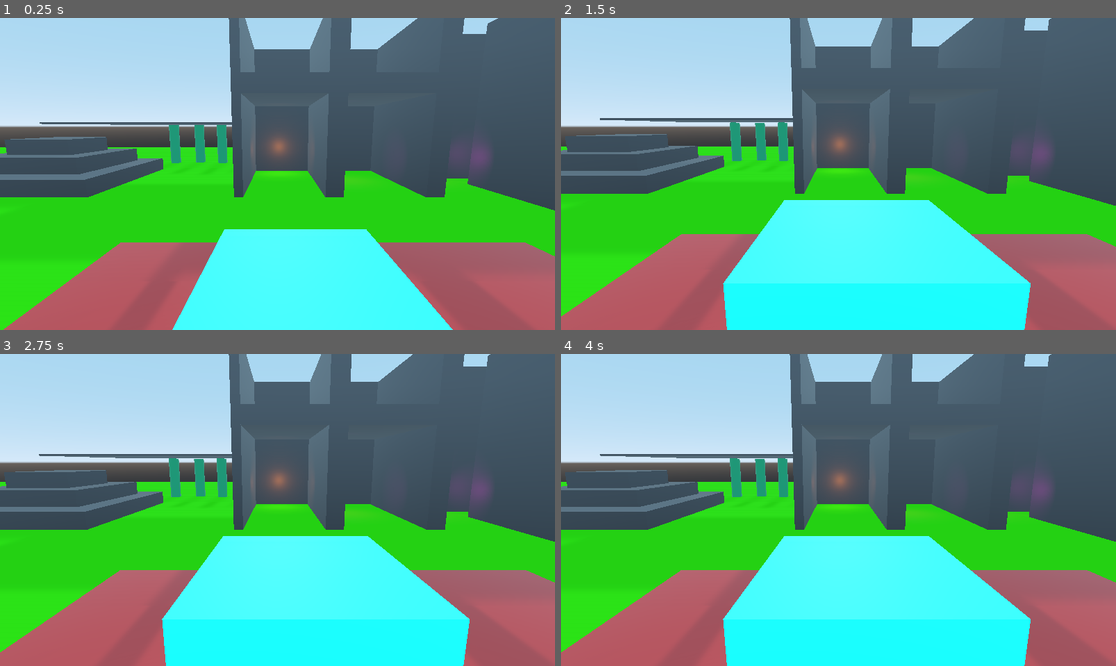
Above: before the commit, frames 1-4 (two rows, left to right).
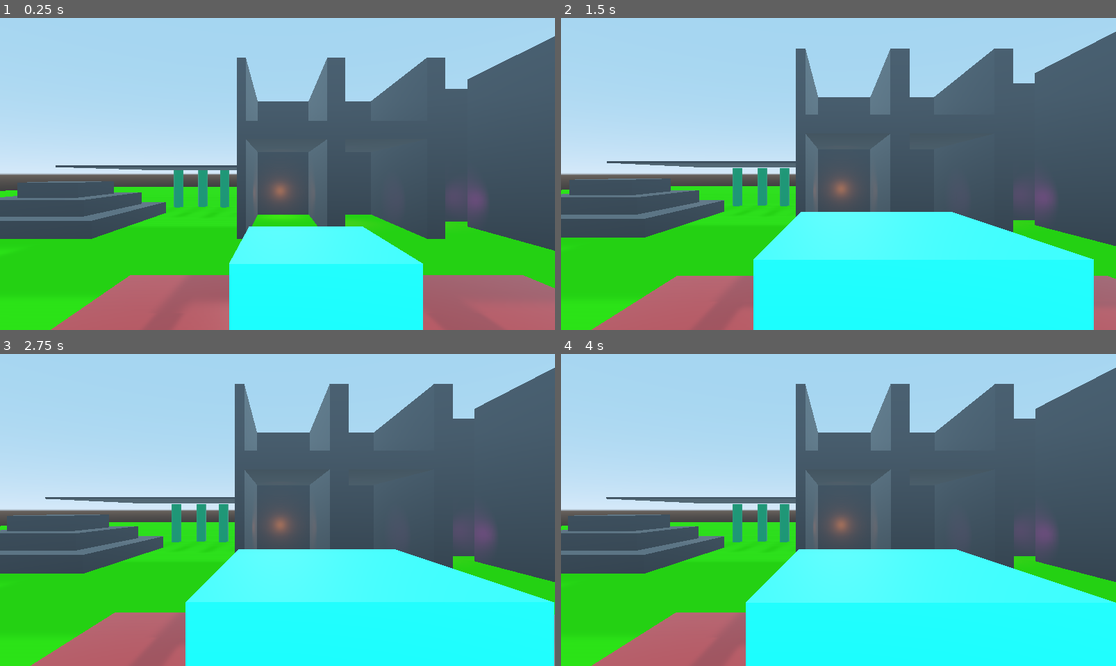
Above: after the commit, the same moments.

Repository: binaryorange/ECC
Game: Godot game, scene res://Testing.tscn
The game is run twice, just before and just after one commit, with the same random seed, the same clock (stepped at 60 frames per second) and the same inputs.
Inputs (mouse positions are in pixels of both pictures, inside the frame that each line leads up to):
- Up to frame 1 (0.25 s): no input
- Up to frame 2 (1.5 s): move the mouse to (960, 158) at 0.52 s; hold Mouse wheel up (mouse_zoom_in) 0.53-1.28 s; click (960, 158) at 0.67 s; move the mouse to (727, 189) at 1.27 s; tap Mouse wheel down (mouse_zoom_out) at 1.35 s; click (727, 189) at 1.42 s
- Up to frame 3 (2.75 s): move the mouse to (333, 441) at 2.02 s; hold Mouse wheel up (mouse_zoom_in) from 2.03 s (still down); click (333, 441) at 2.17 s
- Up to frame 4 (4 s): tap Enter at 2.75 s; move the mouse to (810, 572) at 2.77 s; release Mouse wheel up (mouse_zoom_in) at 2.78 s; tap Mouse wheel down (mouse_zoom_out) at 2.85 s; click (810, 572) at 2.92 s; tap Space at 3.5 s; move the mouse to (1005, 556) at 3.52 s; hold Mouse wheel up (mouse_zoom_in) from 3.53 s (still down); click (1005, 556) at 3.67 s

The runs differ from the first frame. In frame 1, 47% of the frame differs, in the area x 0-100%, y 0-100%; in frame 2, 43%; in frame 3, 43%; in frame 4, 43%.

Commit message:
FIXED: Camera/Player Orientations
Fixed the orientations so that the camera and player are both facing -Z, which is forwards in Godot for some reason.

Broke rotations code until I fixed it by adding - signs in front of the variables to flip them properly...

Going to attempt to add a mode where the camera looks at the player and will rotate to keep them in focus and only move when the player is far enough away, but due to nodes and transforms this may not be possible in my current setup.

May need some black magic to get everything working properly.

Diff:
--- a/ECC_TPController/ECC_TPController.gd
+++ b/ECC_TPController/ECC_TPController.gd
@@ -46,10 +46,6 @@
 
 # the zoom delay is used to disallow the player from changing the camera view super fast
 export (float) var ZoomDelay = 0.5
-
-# the reset camera speed is used to determine how quickly the camera should rotate back to behind the player
-export (float) var ResetCamera = -0.5
-
 
 # our local variables
 var cam_up = 0.0
@@ -69,6 +65,9 @@
 var is_clipping = false
 var counting_down = false
 var rotate_back = false
+var player
+var is_player_in_orbit_zone = false
+var new_follow_weight
 
 # hide these when we are running the game
 var helper_mesh
@@ -90,6 +89,7 @@
 	x_gimbal = $"X Gimbal"
 	view_cam = get_node(ViewCamera)
 	clip_cam = get_node(ClipCamera)
+	player = get_node(ClipCameraException)
 	helper_mesh = $"X Gimbal/HelperMesh"
 	collision_probe_shape = $"X Gimbal/ViewCamera/CanClipDetector/CollisionShape"
 
@@ -130,6 +130,7 @@
 		Input.set_mouse_mode(Input.MOUSE_MODE_CAPTURED)
 
 	$ZoomTimer.wait_time = ZoomDelay
+	new_follow_weight = FollowDelayWeight
 
 # Called every frame. 'delta' is the elapsed time since the previous frame.
 func _process(delta):
@@ -146,7 +147,7 @@
 			cam_right = Input.get_action_strength("cam_look_left") - Input.get_action_strength("cam_look_right")
 
 		# store the up movement
-		cam_up = Input.get_action_strength("cam_look_down") - Input.get_action_strength("cam_look_up")
+		cam_up = Input.get_action_strength("cam_look_up") - Input.get_action_strength("cam_look_down")
 
 		# zoom the camera
 		if Input.is_action_just_pressed("zoom"):
@@ -163,6 +164,12 @@
 
 # update the camera's position and rotation
 func _update_camera(delta):
+
+	# if the player is in the orbit zone, we only look at them.
+	# otherwise, we update the camera accordingly
+	new_follow_weight = FollowDelayWeight
+	if is_player_in_orbit_zone:
+		_look_at_player()
 
 	# position the gimbal to the player's position, plus the offset
 	if EnableFollowDelay:
@@ -191,9 +198,6 @@
 	# now check for occluding geometry
 	_check_for_occlusion()
 
-	# now check if the player is rotating the camera backwards
-	_rotate_to_player()
-
 # check for occluding objects by casting a ray back to the player
 func _check_for_occlusion():
 
@@ -221,14 +225,14 @@
 			is_clipping = true
 
 			# show the target
-			view_cam.transform.origin.z = zoom_level_array[zoom] + ViewCamDistanceModifier + clip_offset * ClipOffsetMultiplier
+			view_cam.transform.origin.z = zoom_level_array[zoom] - ViewCamDistanceModifier - clip_offset * ClipOffsetMultiplier
 
 		else:
 			is_clipping = false
 
 	# position the camera to the current zoom level from the zoom level array
 	view_cam.transform.origin.z = lerp(view_cam.transform.origin.z,
-	zoom_level_array[zoom] + ViewCamDistanceModifier,
+	zoom_level_array[zoom] - ViewCamDistanceModifier,
 	LerpWeight)
 
 	# reset mouse_moved so that we don't update the gimbal's rotation automatically every frame
@@ -279,34 +283,10 @@
 			else:
 				zoom += amount
 
-# this will rotate our gimbal back to behind the player
-func _rotate_to_player():
-	# rotate the camera back when recenter_camera is triggered
-	if Input.is_action_just_pressed("recenter_camera") and self.rotation_degrees.y != 0:
-		rotate_back = true
-
-
-	# rotate the camera back
-	if rotate_back:
-		# store the rotation value of the gimbal's y
-		var gimbal_y = self.rotation_degrees.y
-
-		if self.rotation_degrees.y > 0 and self.rotation_degrees.y < 180:
-			cam_right = ResetCamera
-			gimbal_y = clamp(gimbal_y, 0.5, 180)
-
-		elif self.rotation_degrees.y > -180 and self.rotation_degrees.y < -0:
-			cam_right = abs(ResetCamera)
-			gimbal_y = clamp(gimbal_y, -180, -0.5)
-
-		self.rotate_y(cam_right)
-
-		self.rotation_degrees.y = gimbal_y
-
-	# stop rotating back when we reach closer to 0
-	if self.rotation_degrees.y == 0.5 or self.rotation_degrees.y == -0.5:
-		self.rotation_degrees.y = 0
-		rotate_back = false
+# force the viewcam to look at the player
+func _look_at_player():
+	var offY = Vector3(0, 1.5, 0)
+	view_cam.look_at(player.transform.origin + offY, Vector3.UP)
 
 # tells us when the player has entered a confined space
 func _on_ConfinedSpaceArea_body_entered(body):
--- a/ECC_TPController/ECC_ThirdPersonController.tscn
+++ b/ECC_TPController/ECC_ThirdPersonController.tscn
@@ -9,13 +9,16 @@
 
 [sub_resource type="SphereShape" id=2]
 
-[sub_resource type="BoxShape" id=3]
+[sub_resource type="SphereShape" id=3]
+radius = 8.0
+
+[sub_resource type="BoxShape" id=4]
 extents = Vector3( 0.5, 2.5, 0.5 )
 
 [node name="ECC_ThirdPerson" type="Spatial" groups=[
 "Player",
 ]]
-transform = Transform( 1, 0, 0, 0, 0.984808, -0.173648, 0, 0.173648, 0.984808, 0.25, 2.5, 0.25 )
+transform = Transform( 1, 0, 0, 0, 1, 0, 0, 0, 1, 0.25, 2.5, 0.25 )
 script = ExtResource( 1 )
 ViewCamera = NodePath("X Gimbal/ViewCamera")
 ClipCamera = NodePath("X Gimbal/ClipCameraTarget/ClippedCamera")
@@ -44,10 +47,11 @@
 [node name="ViewCamera" type="Camera" parent="X Gimbal" groups=[
 "Player",
 ]]
-transform = Transform( -1, 0, 3.25841e-007, 0, 1, 0, -3.25841e-007, 0, -1, 0, 0, -4 )
+transform = Transform( 1, 0, 0, 0, 1, 0, 0, 0, 1, 0, 0, 4 )
 current = true
 fov = 60.0
 near = 0.01
+far = 500.0
 __meta__ = {
 "_editor_description_": "This is the camera that actually sees the player.
 
@@ -59,13 +63,24 @@
 [node name="CanClipDetector" type="Area" parent="X Gimbal/ViewCamera" groups=[
 "Player",
 ]]
-transform = Transform( -1, 5.65817e-008, -3.20891e-007, 1.25092e-015, 0.984807, 0.173648, 3.25841e-007, 0.173648, -0.984807, 0, -0.174, 0.5 )
+transform = Transform( 1, 0, 0, 0, 0.999999, 0, 0, 0, 0.999999, 0, 0, 0 )
 input_ray_pickable = false
 
 [node name="CollisionShape" type="CollisionShape" parent="X Gimbal/ViewCamera/CanClipDetector" groups=[
 "Player",
 ]]
 shape = SubResource( 2 )
+
+[node name="OrbitPlayerZone" type="Area" parent="X Gimbal/ViewCamera"]
+input_ray_pickable = false
+__meta__ = {
+"_editor_description_": "When the player is in this zone, the camera will look towards them at all times, and \"orbit\" them.
+
+When the player is outside of this zone, the camera will follow them normally."
+}
+
+[node name="Shape" type="CollisionShape" parent="X Gimbal/ViewCamera/OrbitPlayerZone"]
+shape = SubResource( 3 )
 
 [node name="ClipCameraTarget" type="Spatial" parent="X Gimbal" groups=[
 "Player",
@@ -74,7 +89,7 @@
 [node name="ClippedCamera" type="ClippedCamera" parent="X Gimbal/ClipCameraTarget" groups=[
 "Player",
 ]]
-transform = Transform( -1, 3.55271e-015, 3.25841e-007, 3.55271e-015, 1, 1.49012e-008, -3.25841e-007, 1.49012e-008, -1, 0, 0, -4 )
+transform = Transform( 1, 0, 0, 0, 1, 0, 0, 0, 1, 0, 0, 4 )
 doppler_tracking = 1
 fov = 60.0
 near = 0.01
@@ -84,22 +99,21 @@
 [node name="Zoom1" type="Position3D" parent="X Gimbal/ClipCameraTarget" groups=[
 "Player",
 ]]
-transform = Transform( 1, 0, 0, 0, 1, 0, 0, 0, 1, 0, 0, -4 )
+transform = Transform( 1, 0, 0, 0, 1, 0, 0, 0, 1, 0, 0, 4 )
 
 [node name="Zoom2" type="Position3D" parent="X Gimbal/ClipCameraTarget" groups=[
 "Player",
 ]]
-transform = Transform( 1, 0, 0, 0, 1, 0, 0, 0, 1, 0, 0, -8 )
+transform = Transform( 1, 0, 0, 0, 1, 0, 0, 0, 1, 0, 0, 10 )
 
 [node name="Zoom3" type="Position3D" parent="X Gimbal/ClipCameraTarget" groups=[
 "Player",
 ]]
-transform = Transform( 1, 0, 0, 0, 1, 0, 0, 0, 1, 0, 0, -12 )
+transform = Transform( 1, 0, 0, 0, 1, 0, 0, 0, 1, 0, 0, 16 )
 
 [node name="ConfinedSpaceDetector" type="Spatial" parent="." groups=[
 "Player",
 ]]
-transform = Transform( 1, 0, 0, 0, 0.984808, 0.173648, 0, -0.173648, 0.984808, 0, 0, 0 )
 
 [node name="ConfinedSpaceArea" type="Area" parent="ConfinedSpaceDetector" groups=[
 "Player",
--- a/Player.gd
+++ b/Player.gd
@@ -31,8 +31,8 @@
 	gravity = Gravity
 
 	# get the input
-	h = Input.get_action_strength("move_left") - Input.get_action_strength("move_right")
-	v = Input.get_action_strength("move_up") - Input.get_action_strength("move_down")
+	h = Input.get_action_strength("move_right") - Input.get_action_strength("move_left")
+	v = Input.get_action_strength("move_down") - Input.get_action_strength("move_up")
 
 	var x = camera.transform.basis.x * h
 	var z = camera.transform.basis.z * v
@@ -78,7 +78,7 @@
 
 	# rotate the character
 	if h != 0 or v != 0:
-		var angle = atan2(hv.x, hv.z)
+		var angle = atan2(-hv.x, -hv.z)
 		var char_rot = character.get_rotation()
 		char_rot.y = angle
 		character.rotation = lerp(character.rotation, char_rot, 0.99)
--- a/TestPlayer.tscn
+++ b/TestPlayer.tscn
@@ -55,7 +55,7 @@
 [node name="Nose" type="MeshInstance" parent="Body" groups=[
 "Player",
 ]]
-transform = Transform( 0.5, 0, 0, 0, 0.5, 0, 0, 0, 0.25, 0, 1.25, 1 )
+transform = Transform( 0.5, 0, 0, 0, 0.5, 0, 0, 0, 0.25, 0, 1.25, -1 )
 mesh = SubResource( 4 )
 material/0 = SubResource( 5 )
 
@@ -65,9 +65,8 @@
 transform = Transform( -4.37114e-008, 0, 1, 0, 1, 0, -1, 0, -4.37114e-008, 11, 4, 2.62268e-007 )
 
 [node name="ECC_ThirdPerson" parent="." instance=ExtResource( 1 )]
+transform = Transform( 1, 0, 0, 0, 1, 0, 0, 0, 1, -0.5, 2.5, -0.5 )
 ClipCameraException = NodePath("..")
-ClipOffsetMultiplier = 1.095
-ViewCamDistanceModifier = 1.1
 EnableFollowDelay = true
 
 [node name="FloorTester" type="RayCast" parent="."]
--- a/Testing.tscn
+++ b/Testing.tscn
@@ -40,7 +40,7 @@
 shape = SubResource( 3 )
 
 [node name="TestPlayer" parent="." instance=ExtResource( 1 )]
-transform = Transform( 1, 0, 0, 0, 1, 0, 0, 0, 1, -17, 5, -46 )
+transform = Transform( -1, 0, -3.25841e-007, 0, 1, 0, 3.25841e-007, 0, -1, -17, 5, -46 )
 MoveSpeed = 3.0
 AccelerationForce = 2.0
 DecelerationForce = 3.0
Not shown: 2 places in ECC_TPController/ECC_ThirdPersonController.tscn that only renumber resources
